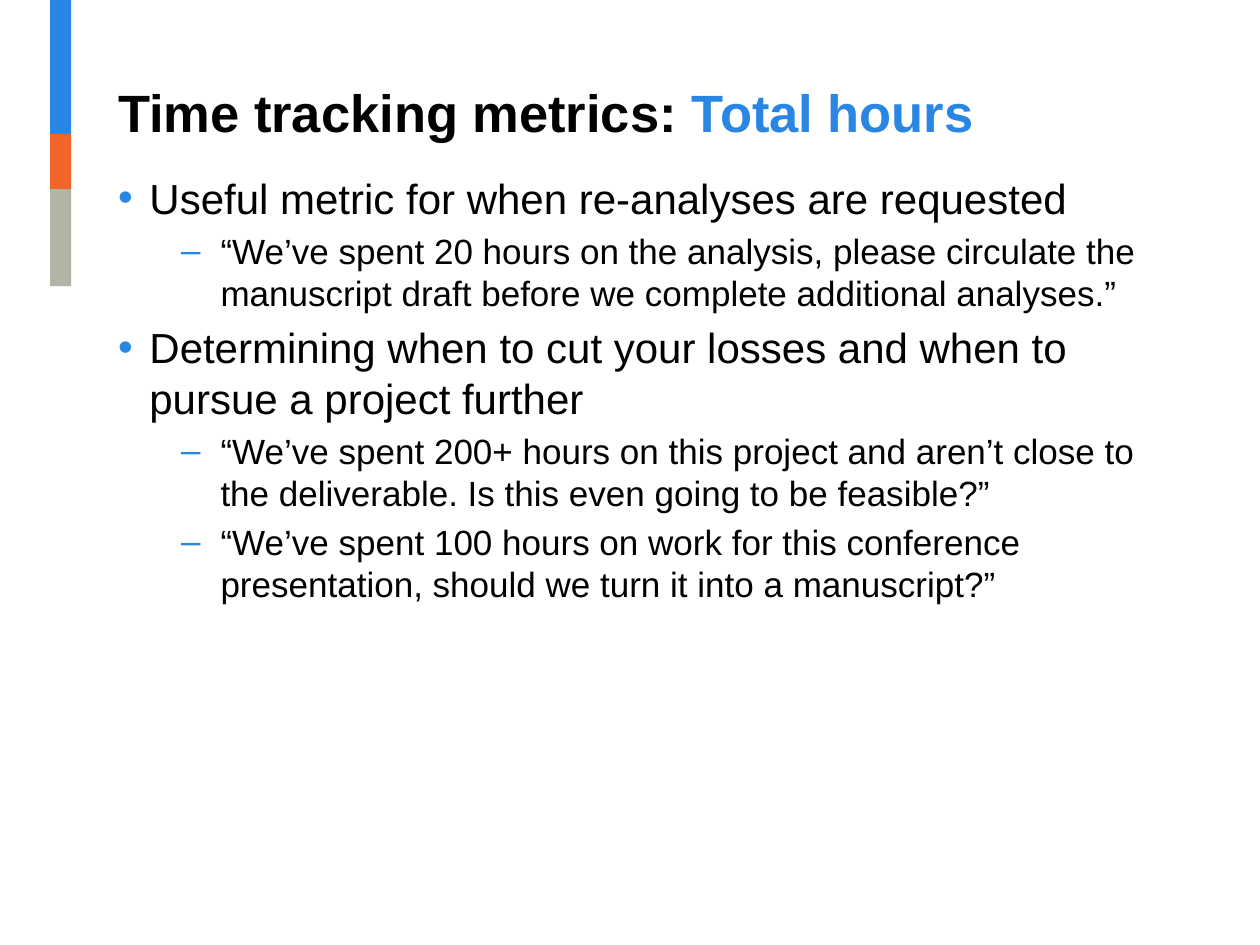
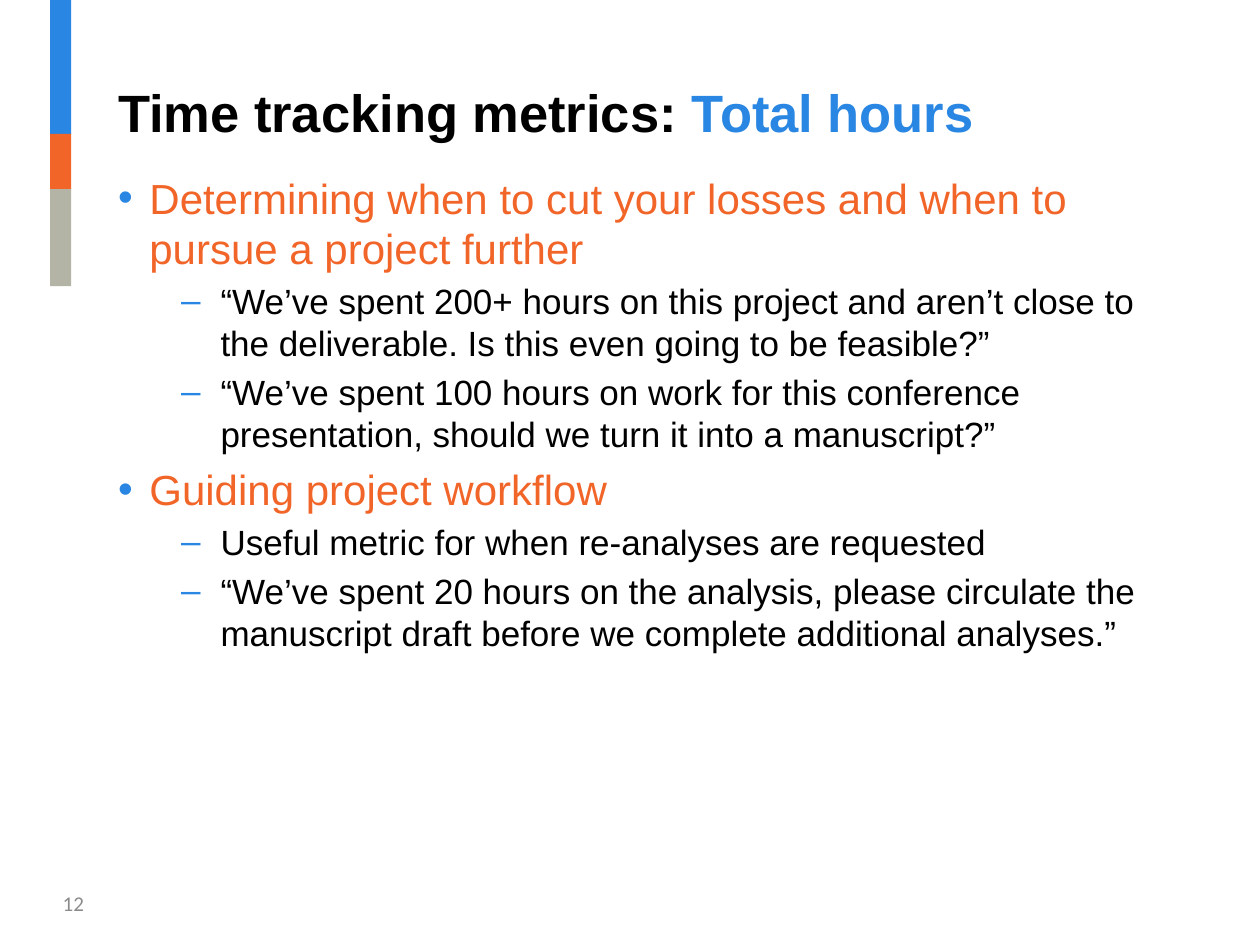
Before and after one commit to jalavery/timetrackR, a slide deck: slide 12 of RLadies timetrackR Presentation.pptx (slide 8 before the commit). Drawn at 1260x945 pixels with LibreOffice and Linux fonts; fonts in the diff are those of the drawing; background and template pictures are left out. Boxes give left, top, right and bottom in pixels: in the first picture for what was removed or moved away, otherwise in the second. Text is boxed around its words. In the diff, an @@ line names an element or a change of style, - is before the commit and + after.

Commit message:
clean up project folder

```diff
--- a/RLadies timetrackR Presentation.pptx
+++ b/RLadies timetrackR Presentation.pptx
@@ text at [149,183,1135,313]: paragraphs removed @@
-• Useful metric for when re-analyses are requested
-  – “We’ve spent 20 hours on the analysis, please circulate the manuscript draft before we complete additional analyses.”
@@ text at [149,183,1067,272]: text colour #000000 to #F26529 in "Determining when to cut your losses and ..." @@
@@ text at [149,474,1135,653]: paragraphs added @@
+• Guiding project workflow
+  – Useful metric for when re-analyses are requested
+  – “We’ve spent 20 hours on the analysis, please circulate the manuscript draft before we complete additional analyses.”
@@ page number added at [63,897,84,911], 12 pt, text #8C8C8C @@
+12
```
Also in this commit, not shown: 26 other slides changed, 7 slides added, 10 slides removed, 13 other files.
